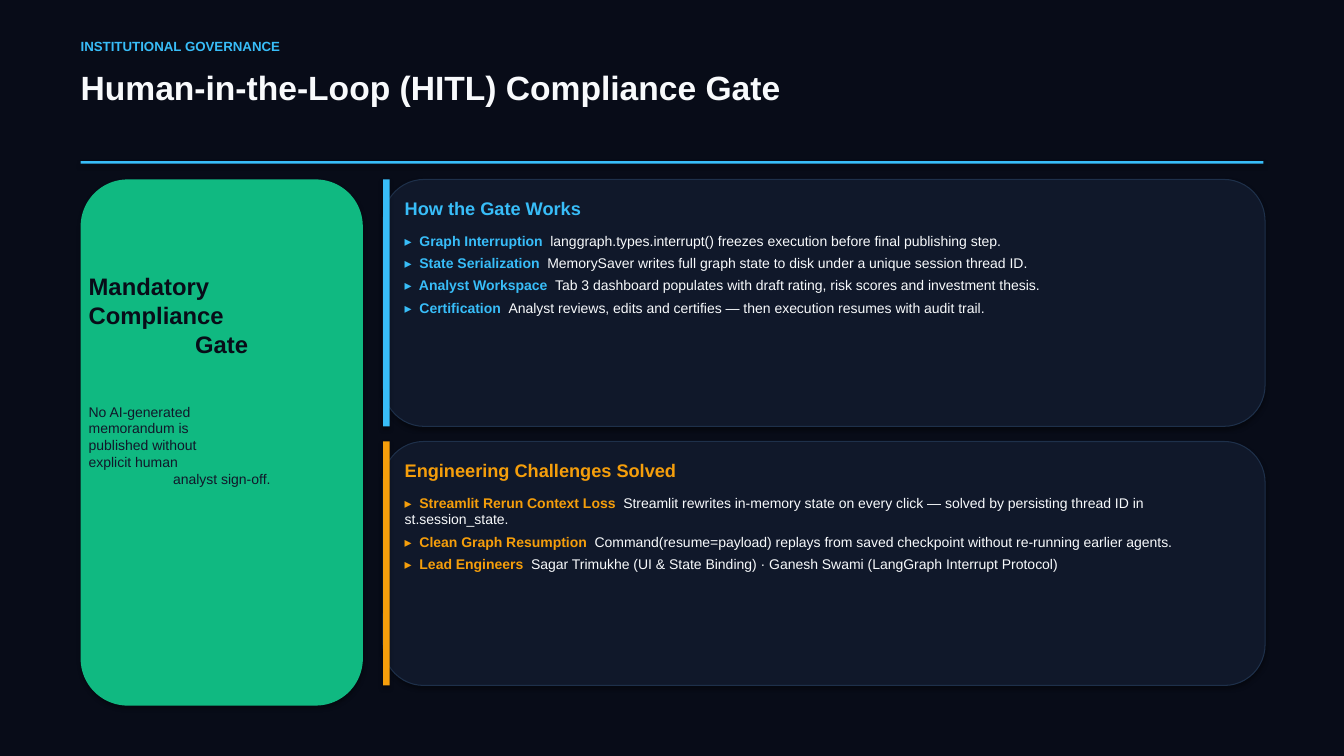
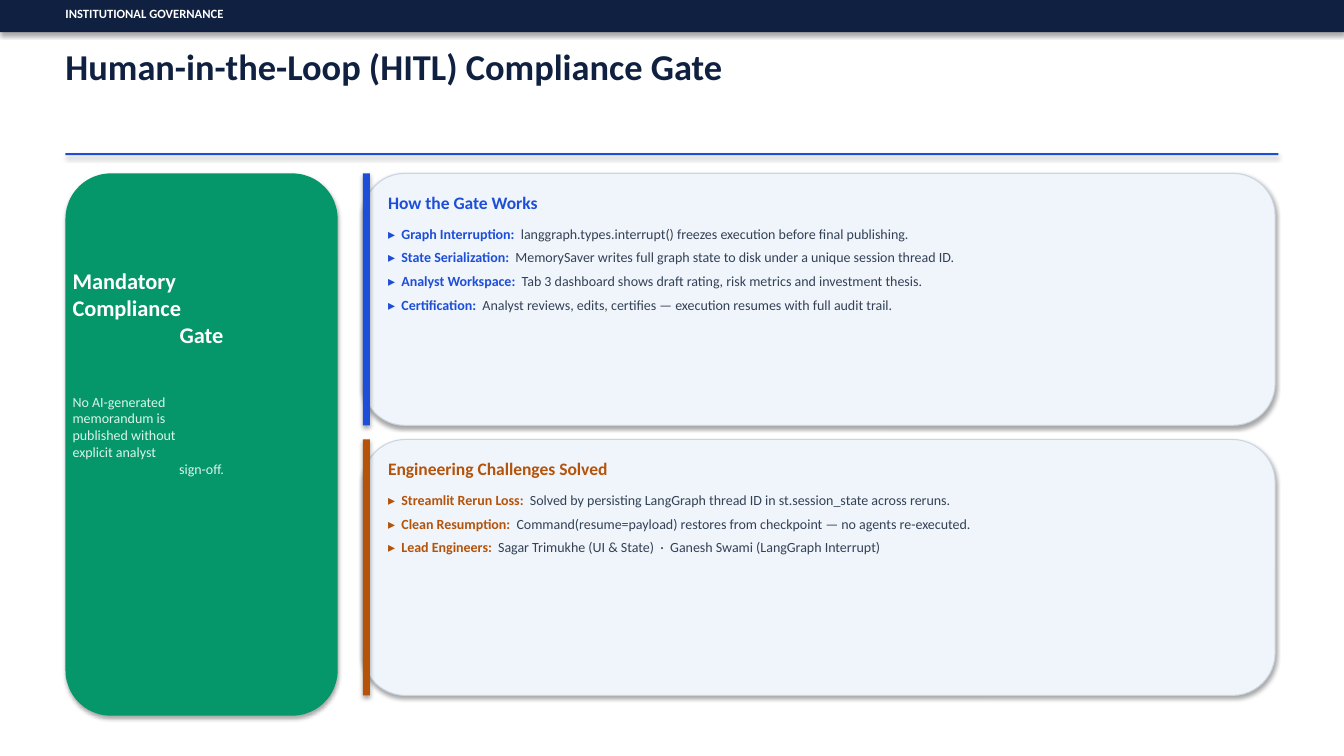
Before and after one commit to SagarTrimukhe/ai-investment-research-assistant, a slide deck: slide 9 of CAPSTONE_PROJECT_PRESENTATION.pptx. Drawn at 1344x756 pixels with LibreOffice and Linux fonts; fonts in the diff are those of the drawing. Boxes give left, top, right and bottom in pixels: in the first picture for what was removed or moved away, otherwise in the second. Text is boxed around its words. In the diff, an @@ line names an element or a change of style, - is before the commit and + after.

Commit message:
design: retheme to professional light mode — white canvas, navy headings, clean corporate accents

```diff
--- a/CAPSTONE_PROJECT_PRESENTATION.pptx
+++ b/CAPSTONE_PROJECT_PRESENTATION.pptx
@@ rectangle at (0,0,1344,756): fill #080C18 to #FFFFFF @@
@@ rectangle added at (0,0,1344,32), fill #0F2040 @@
@@ text "INSTITUTIONAL GOVERNANCE": place and size @@
-text "INSTITUTIONAL GOVERNANCE" at (81,41,280,51)
+text "INSTITUTIONAL GOVERNANCE" at (65,9,223,18)
@@ text "INSTITUTIONAL GOVERNANCE" at (65,9,223,18): size 9.5 to 9 pt, font Arial to Calibri, text colour #38BDF8 to #FFFFFF @@
@@ text "Human-in-the-Loop (HITL) Compliance Gate": place and size @@
-text "Human-in-the-Loop (HITL) Compliance Gate" at (81,75,781,107)
+text "Human-in-the-Loop (HITL) Compliance Gate" at (65,53,722,86)
@@ text "Human-in-the-Loop (HITL) Compliance Gate" at (65,53,722,86): size 24 to 26 pt, font Arial to Calibri, text colour #F8FAFC to #0F2040 @@
@@ rectangle: place and size @@
-rectangle at (81,161,1263,164)
+rectangle at (66,153,1278,155)
@@ rectangle at (66,153,1278,155): fill #38BDF8 to #1D4ED8 @@
@@ rounded rectangle: place and size @@
-rounded rectangle at (81,179,363,706)
+rounded rectangle at (66,173,338,716)
@@ rounded rectangle at (66,173,338,716): fill #10B981 to #059669 @@
@@ rounded rectangle: place and size @@
-rounded rectangle at (383,179,1265,426)
+rounded rectangle at (363,173,1275,425)
@@ rounded rectangle at (363,173,1275,425): fill #10182A to #F0F5FC; outline #1E304A 0.75 pt to #CBD5E1 0.75 pt @@
@@ rectangle at (363,173,370,425): fill #38BDF8 to #1D4ED8 @@
@@ rectangle: place and size @@
-rectangle at (383,179,390,426)
+rectangle at (363,173,370,425)
@@ text at (388,196,538,209): size 13 to 12.5 pt, font Arial to Calibri, text colour #38BDF8 to #1D4ED8 in "How the Gate Works"; less space between paragraphs @@
@@ text "How the Gate Works": place and size @@
-text "How the Gate Works" at (405,201,1039,316)
+text "How the Gate Works" at (388,196,954,313)
@@ text at (401,229,954,313): text changed; font Arial to Calibri; text colour #F8FAFC to #334155 @@
-▸ Graph Interruption langgraph.types.interrupt() freezes execution before final publishing step.
-▸ State Serialization MemorySaver writes full graph state to disk under a unique session thread ID.
-▸ Analyst Workspace Tab 3 dashboard populates with draft rating, risk scores and investment thesis.
-▸ Certification Analyst reviews, edits and certifies — then execution resumes with audit trail.
+▸ Graph Interruption: langgraph.types.interrupt() freezes execution before final publishing.
+▸ State Serialization: MemorySaver writes full graph state to disk under a unique session thread ID.
+▸ Analyst Workspace: Tab 3 dashboard shows draft rating, risk metrics and investment thesis.
+▸ Certification: Analyst reviews, edits, certifies — execution resumes with full audit trail.
@@ text "Mandatory Compliance Gate": place and size @@
-text "Mandatory Compliance Gate" at (89,277,248,353)
+text "Mandatory Compliance Gate" at (73,273,224,343)
@@ text "Mandatory Compliance Gate" at (73,273,224,343): size 17 to 16 pt, font Arial to Calibri, text colour #080C18 to #FFFFFF @@
@@ text at (73,397,224,477): text changed; font Arial to Calibri; text colour #10182A to #DCF5EB @@
-No AI-generated
-memorandum is
-published without
-explicit human
-analyst sign-off.
+No AI-generated
+memorandum is
+published without
+explicit analyst
+sign-off.
@@ rounded rectangle at (363,440,1275,696): fill #10182A to #F0F5FC; outline #1E304A 0.75 pt to #CBD5E1 0.75 pt @@
@@ rounded rectangle: place and size @@
-rounded rectangle at (383,442,1265,686)
+rounded rectangle at (363,440,1275,696)
@@ rectangle: place and size @@
-rectangle at (383,442,390,686)
+rectangle at (363,440,370,696)
@@ rectangle at (363,440,370,696): fill #F59E0B to #B45309 @@
@@ text at (388,462,607,478): size 13 to 12.5 pt, font Arial to Calibri, text colour #F59E0B to #B45309 in "Engineering Challenges Solved"; less space between paragraphs @@
@@ text "Engineering Challenges Solved": place and size @@
-text "Engineering Challenges Solved" at (405,463,1172,572)
+text "Engineering Challenges Solved" at (388,462,971,555)
@@ text at (401,495,971,555): text changed; font Arial to Calibri; text colour #F8FAFC to #334155 @@
-▸ Streamlit Rerun Context Loss Streamlit rewrites in-memory state on every click — solved by persisting thread ID in st.session_state.
-▸ Clean Graph Resumption Command(resume=payload) replays from saved checkpoint without re-running earlier agents.
-▸ Lead Engineers Sagar Trimukhe (UI & State Binding) · Ganesh Swami (LangGraph Interrupt Protocol)
+▸ Streamlit Rerun Loss: Solved by persisting LangGraph thread ID in st.session_state across reruns.
+▸ Clean Resumption: Command(resume=payload) restores from checkpoint — no agents re-executed.
+▸ Lead Engineers: Sagar Trimukhe (UI & State) · Ganesh Swami (LangGraph Interrupt)
```
Also in this commit, not shown: 17 other slides changed.
